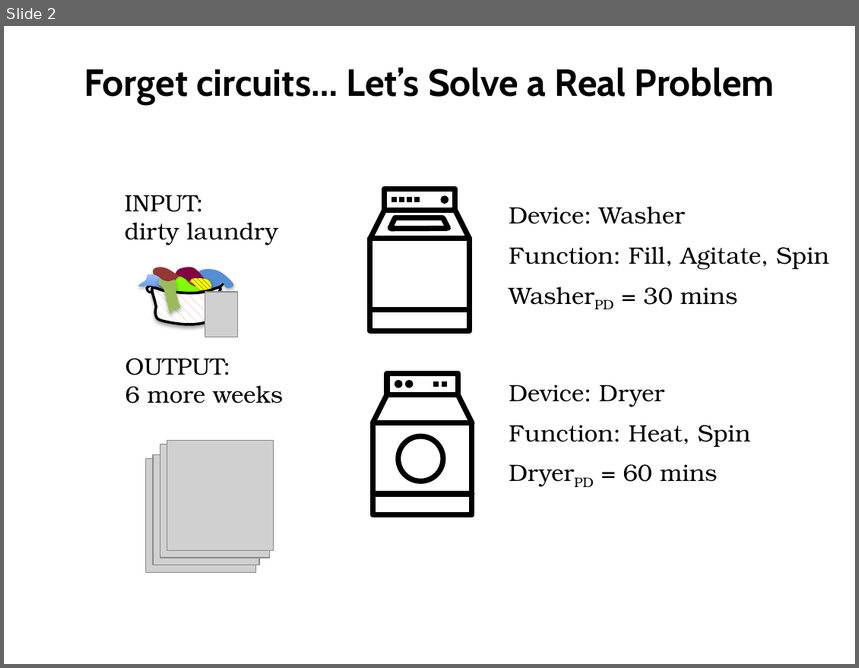
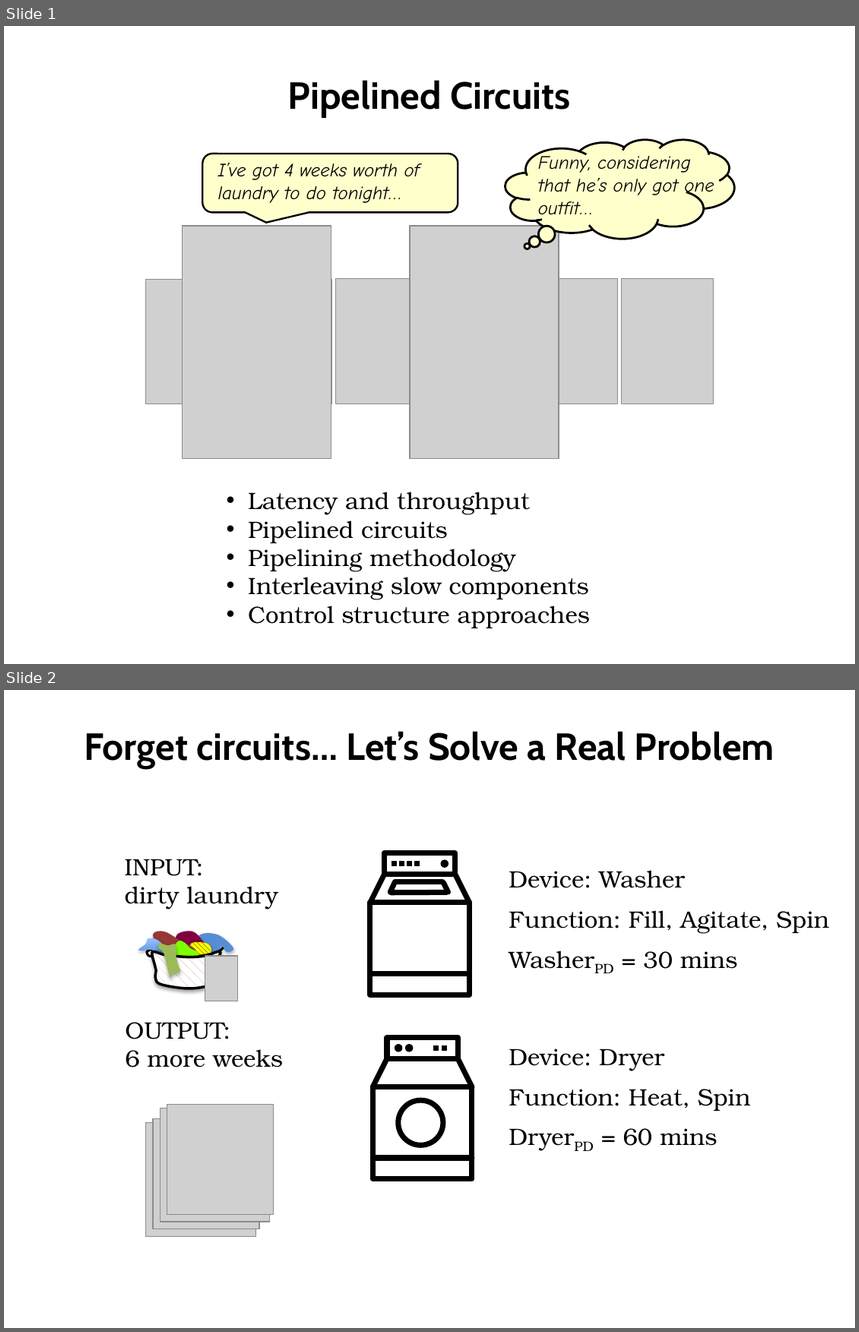
Before and after one commit to computation-structures/course, a slide deck: lecture_slides/pipelined.pptx. Shown one above the other, each under a label of ours: slide 2 before the commit, slides 1 and 2 after it. The pictures are 859x668 and 859x1332 pixels, drawn with LibreOffice and Linux fonts; fonts in the diff are those of the drawing; grey boxes stand for pictures. Boxes give left, top, right and bottom in pixels: in the first picture for what was removed or moved away, otherwise in the second. Text is boxed around its words. In the diff, an @@ line names an element or a change of style, - is before the commit and + after.

```diff
--- a/lecture_slides/pipelined.pptx
+++ b/lecture_slides/pipelined.pptx
@@ slide 1 added at (4, 26, 855, 664), background #FFFFFF @@
@@ title added at (288, 80, 571, 117), 32 pt, text #000000, bold @@
+Pipelined Circuits
@@ group added at (145, 139, 734, 458): 7 pictures, 2 texts, 1 rounded speech box, 1 thought cloud @@
+I’ve got 4 weeks worth of laundry to do tonight…
+Funny, considering that he’s only got one outfit…
@@ text added at (248, 492, 590, 629), 20 pt, text #000000 @@
+• Latency and throughput
+• Pipelined circuits
+• Pipelining methodology
+• Interleaving slow components
+• Control structure approaches
```
Also in this commit, not shown: 1 slide removed, 40 other files.
